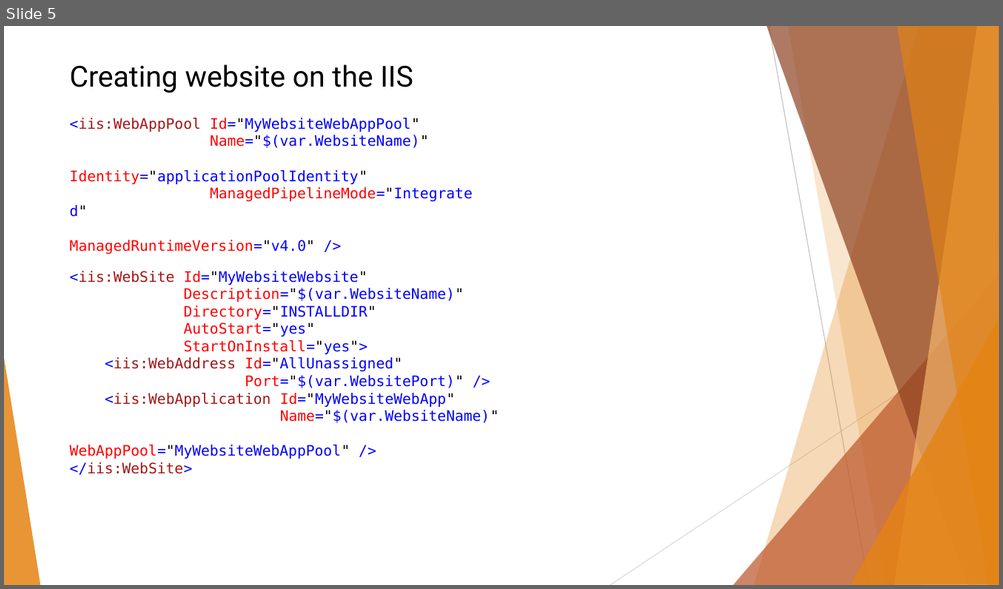
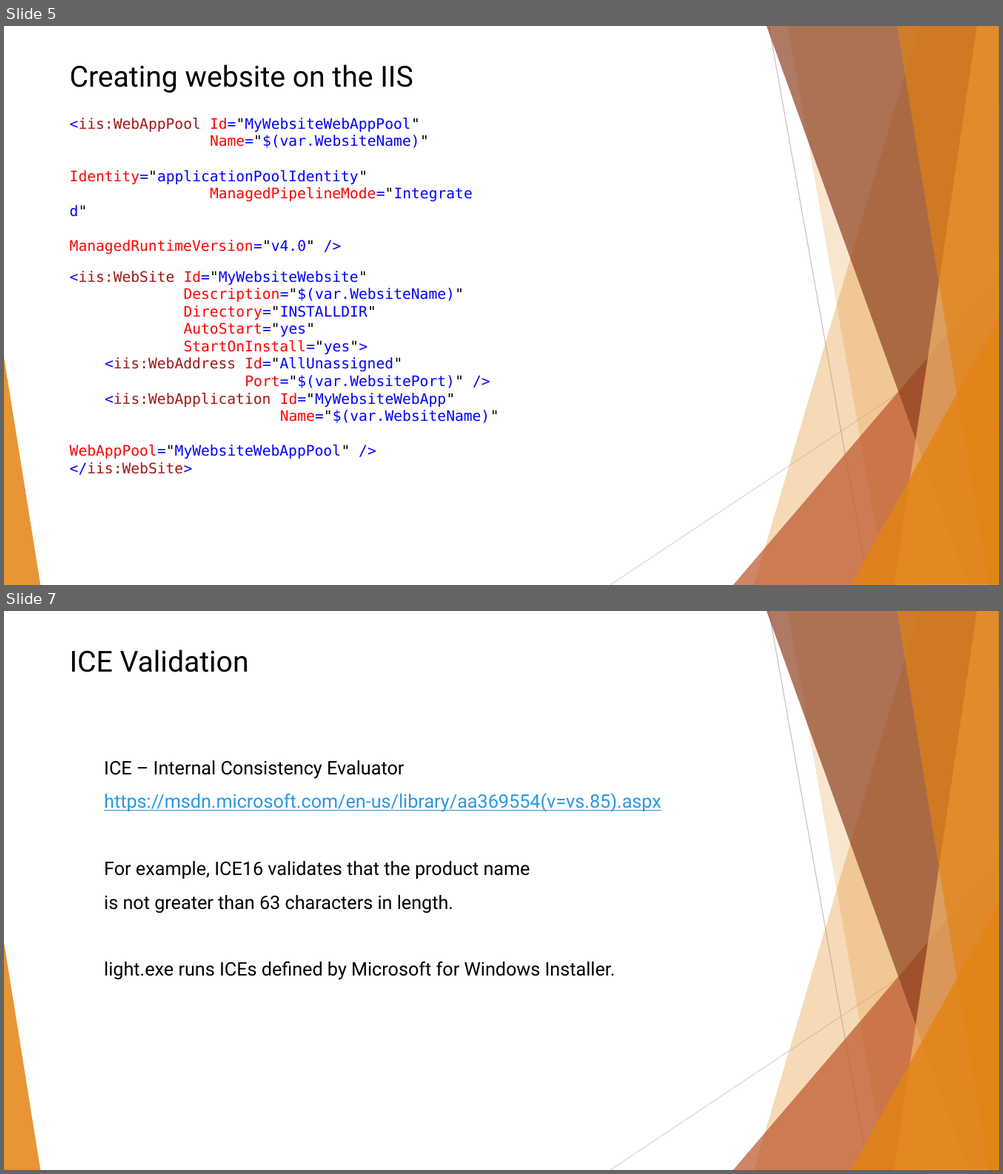
Before and after one commit to BinaryStudioAcademy/WixGettingStartedCourse, a slide deck: Part 3/WiX Part 3.pptx. Shown one above the other, each under a label of ours: slide 5 before the commit, slides 5 and 7 after it; the slides between them are not shown. The pictures are 1003x589 and 1003x1174 pixels, drawn with LibreOffice and Linux fonts; fonts in the diff are those of the drawing. Boxes give left, top, right and bottom in pixels: in the first picture for what was removed or moved away, otherwise in the second. Text is boxed around its words. In the diff, an @@ line names an element or a change of style, - is before the commit and + after.

```diff
--- a/Part 3/WiX Part 3.pptx
+++ b/Part 3/WiX Part 3.pptx
@@ slide 7 added at (4, 611, 999, 1170), background #FFFFFF; not listed: 10 template elements that a slide beside it also shows @@
@@ text added at (70, 649, 249, 672), 28 pt, text #000000 @@
+ICE Validation
@@ text added at (104, 760, 661, 980), 18 pt, text #000000 @@
+ICE – Internal Consistency Evaluator
+https://msdn.microsoft.com/en-us/library/aa369554(v=vs.85).aspx
+For example, ICE16 validates that the product name
+is not greater than 63 characters in length.
+light.exe runs ICEs defined by Microsoft for Windows Installer.
```
Also in this commit, not shown: 1 slide changed, 2 other slides added, 4 other files.
